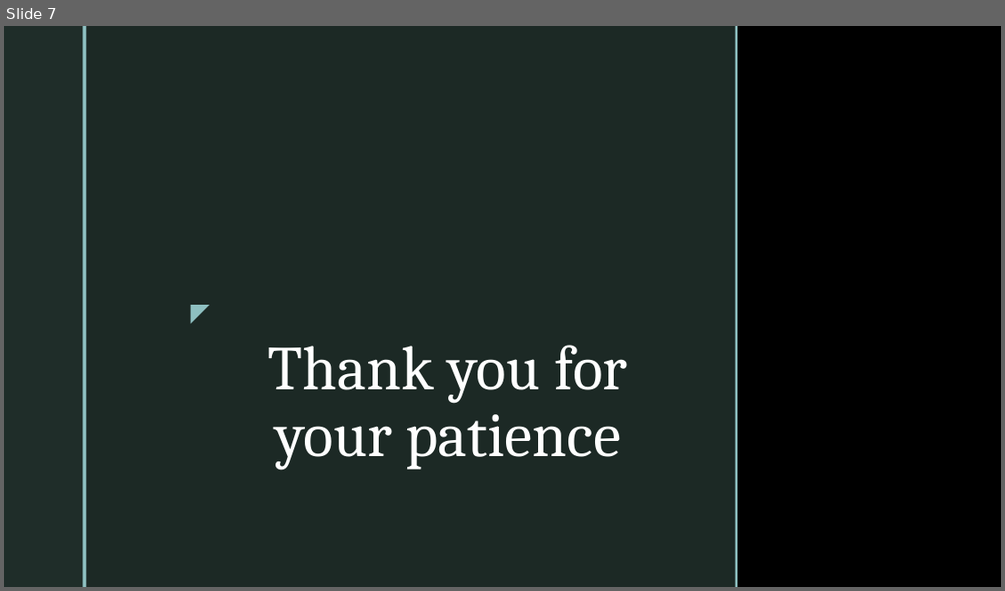
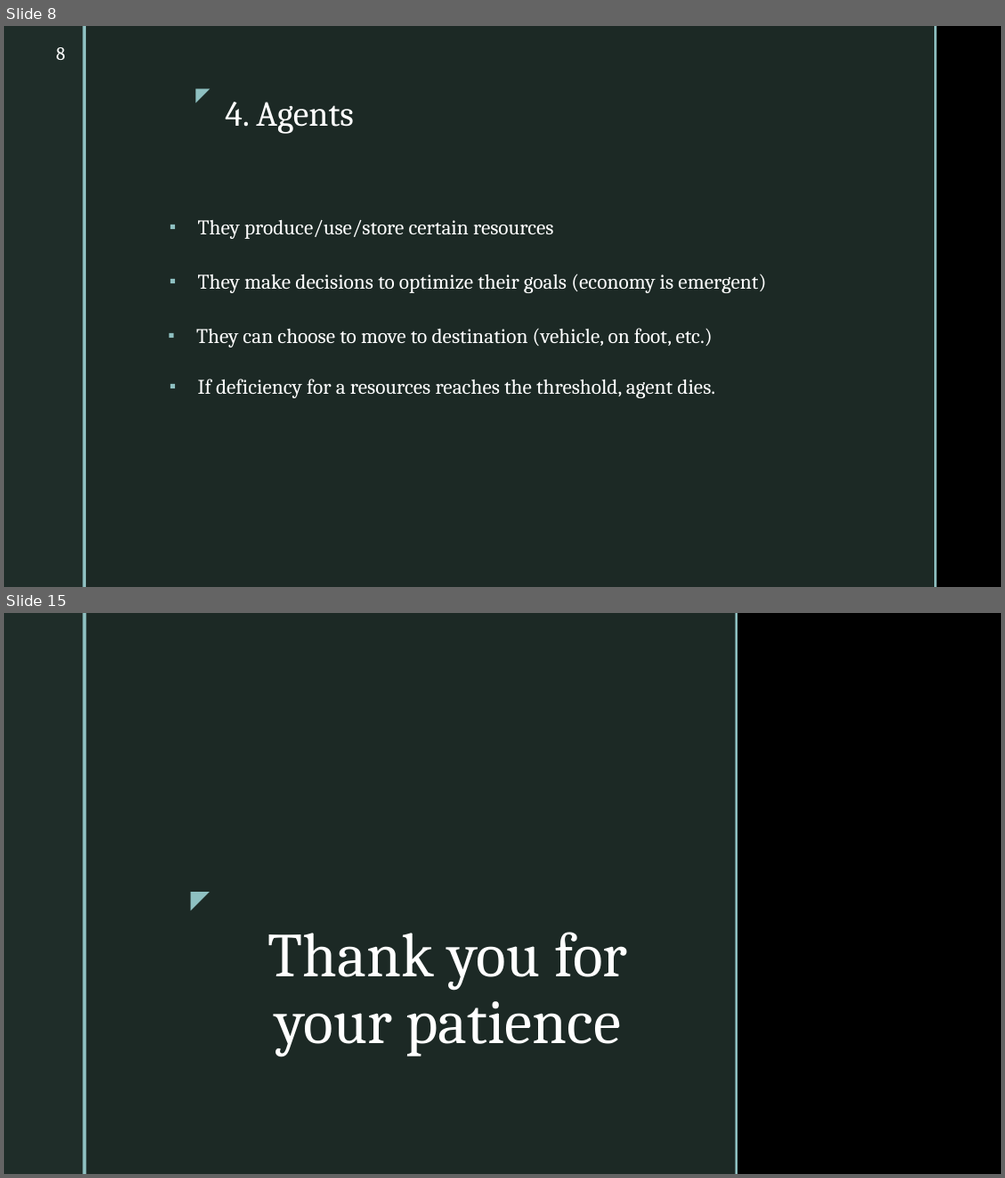
Before and after one commit to cmudrc/pied-piper, a slide deck: Other/Presentation/Presentation 02 - xx Sep, 2022/Presentation 02.pptx. Shown one above the other, each under a label of ours: slide 7 before the commit, slides 8 and 15 after it; the slides between them are not shown. The pictures are 1005x591 and 1005x1178 pixels, drawn with LibreOffice and Linux fonts; fonts in the diff are those of the drawing; background and template pictures are left out. Boxes give left, top, right and bottom in pixels: in the first picture for what was removed or moved away, otherwise in the second. Text is boxed around its words. In the diff, an @@ line names an element or a change of style, - is before the commit and + after.

```diff
--- a/Other/Presentation/Presentation 02 - xx Sep, 2022/Presentation 02.pptx
+++ b/Other/Presentation/Presentation 02 - xx Sep, 2022/Presentation 02.pptx
@@ slide 8 added at (x1=4, y1=26, x2=1001, y2=587), background picture (left out); not listed: 2 template elements that a slide beside it also shows @@
@@ page number added at (x1=57, y1=47, x2=65, y2=60), 18 pt, text #FFFFFF @@
+8
@@ rectangle added at (x1=86, y1=26, x2=934, y2=587), fill #1F2D29 at 92% opacity @@
@@ rectangle added at (x1=934, y1=26, x2=937, y2=587), fill #8EC0C1 @@
@@ text added at (x1=184, y1=79, x2=217, y2=108), 18 pt, text #8EC0C1 @@
+◤
@@ title added at (x1=225, y1=102, x2=353, y2=134), 34 pt, text #FFFFFF @@
+4. Agents
@@ text added at (x1=198, y1=220, x2=554, y2=239), 20 pt, text #FFFFFF @@
+▪ They produce/use/store certain resources
@@ text added at (x1=198, y1=273, x2=766, y2=293), 20 pt, text #FFFFFF @@
+▪ They make decisions to optimize their goals (economy is emergent)
@@ text added at (x1=196, y1=328, x2=712, y2=347), 20 pt, text #FFFFFF @@
+▪ They can choose to move to destination (vehicle, on foot, etc.)
@@ text added at (x1=198, y1=378, x2=715, y2=398), 20 pt, text #FFFFFF @@
+▪ If deficiency for a resources reaches the threshold, agent dies.
@@ what was slide 7 is now slide 15 @@
```
Also in this commit, not shown: 6 slides changed, 7 other slides added, 8 other files.
